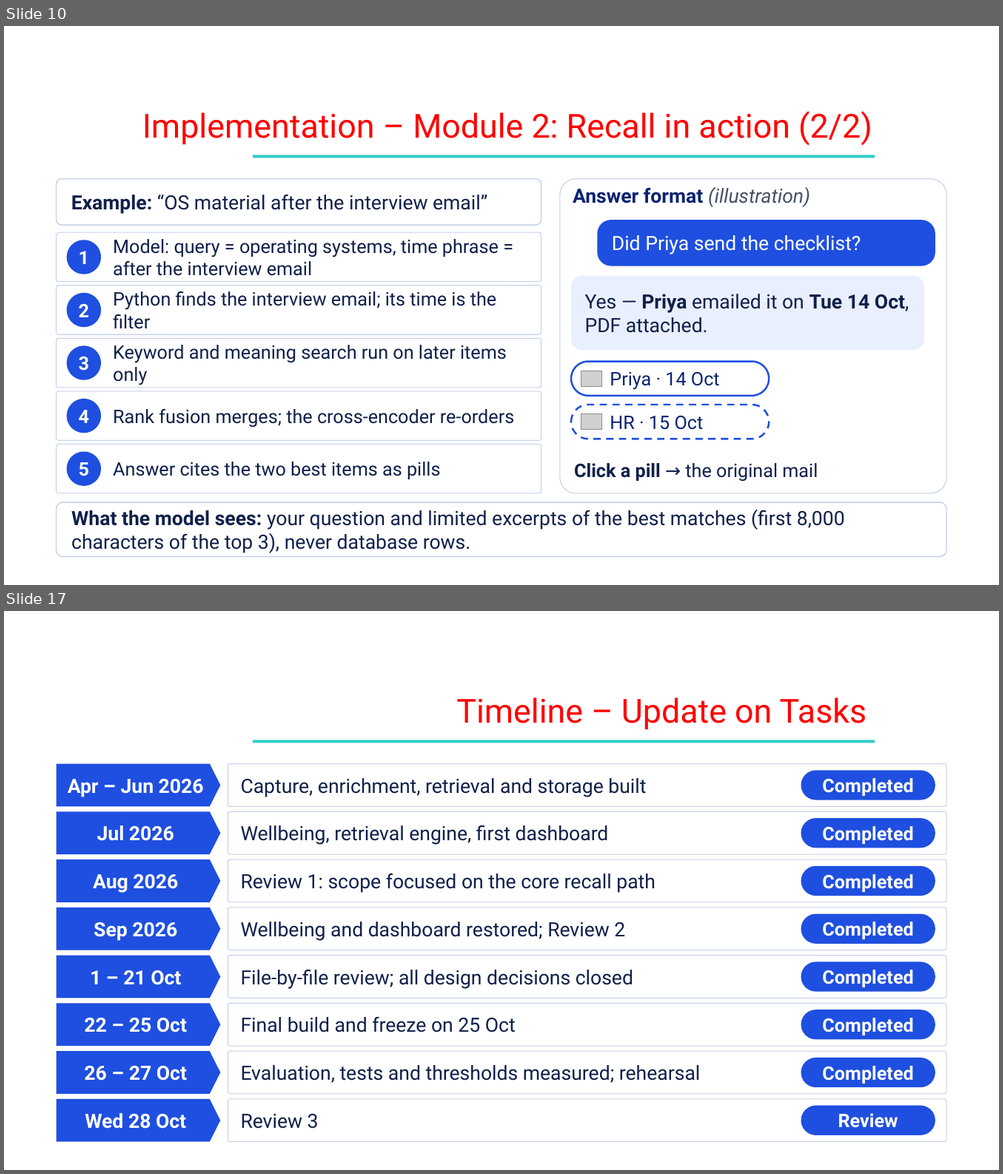
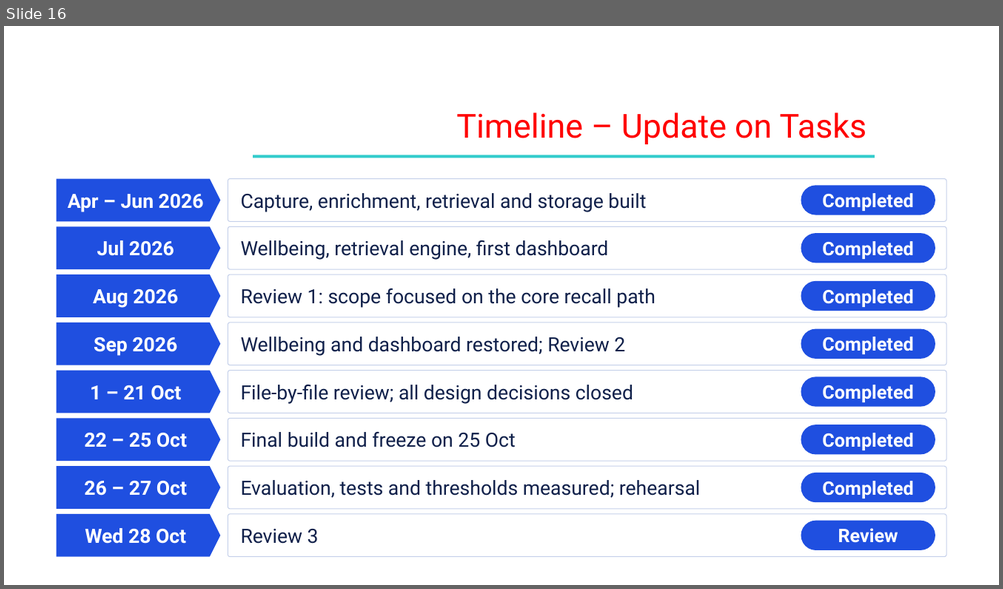
Before and after one commit to Shehzaad-khan/Efficient-Contextualized-History-Orchestrator-E.C.H.O, a slide deck: docs/Phase III/ECHO_Phase3_Review3.pptx. Shown one above the other, each under a label of ours: slides 10 and 17 before the commit, slide 16 after it; the slides between them are not shown. The pictures are 1003x1174 and 1003x589 pixels, drawn with LibreOffice and Linux fonts; fonts in the diff are those of the drawing; grey boxes stand for pictures; background and template pictures are left out. Boxes give left, top, right and bottom in pixels: in the first picture for what was removed or moved away, otherwise in the second. Text is boxed around its words. In the diff, an @@ line names an element or a change of style, - is before the commit and + after.

```diff
--- a/docs/Phase III/ECHO_Phase3_Review3.pptx
+++ b/docs/Phase III/ECHO_Phase3_Review3.pptx
@@ slide 10 removed at <box>4,26,999,585</box>, background picture (left out) @@
@@ text removed at <box>142,111,872,145</box> @@
-Implementation – Module 2: Recall in action (2/2)
@@ rectangle removed at <box>253,155,874,158</box> @@
@@ rounded rectangle removed at <box>57,179,541,225</box> @@
-Example: “OS material after the interview email”
@@ rounded rectangle removed at <box>560,179,946,494</box> @@
@@ text removed at <box>572,187,810,207</box> @@
-Answer format (illustration)
@@ rounded rectangle removed at <box>597,220,935,266</box> @@
-Did Priya send the checklist?
@@ rounded rectangle removed at <box>57,232,541,282</box> @@
@@ ellipse removed at <box>67,240,101,275</box> @@
-1
@@ text removed at <box>113,239,498,276</box> @@
-Model: query = operating systems, time phrase = after the interview email
@@ rounded rectangle removed at <box>57,286,541,335</box> @@
@@ text removed at <box>113,292,496,329</box> @@
-Python finds the interview email; its time is the filter
@@ rounded rectangle removed at <box>571,276,924,351</box> @@
-Yes — Priya emailed it on Tue 14 Oct, PDF attached.
@@ ellipse removed at <box>67,293,101,327</box> @@
-2
@@ rounded rectangle removed at <box>57,338,541,388</box> @@
@@ ellipse removed at <box>67,346,101,380</box> @@
-3
@@ text removed at <box>113,345,506,386</box> @@
-Keyword and meaning search run on later items only
@@ rounded rectangle removed at <box>571,362,768,396</box> @@
@@ picture removed at <box>580,372,602,387</box> @@
@@ text removed at <box>609,372,720,390</box> @@
-Priya · 14 Oct
@@ rounded rectangle removed at <box>57,392,541,441</box> @@
@@ ellipse removed at <box>67,399,101,434</box> @@
-4
@@ text removed at <box>113,409,514,428</box> @@
-Rank fusion merges; the cross-encoder re-orders
@@ rounded rectangle removed at <box>571,405,768,440</box> @@
@@ picture removed at <box>580,414,602,430</box> @@
@@ text removed at <box>609,416,703,430</box> @@
-HR · 15 Oct
@@ rounded rectangle removed at <box>57,445,541,494</box> @@
@@ ellipse removed at <box>67,452,101,486</box> @@
-5
@@ text removed at <box>113,462,441,480</box> @@
-Answer cites the two best items as pills
@@ text removed at <box>574,463,817,482</box> @@
-Click a pill → the original mail
@@ rounded rectangle removed at <box>57,503,946,557</box> @@
-What the model sees: your question and limited excerpts of the best matches (first 8,000 characters of the top 3), never database rows.
@@ what was slide 17 is now slide 16 @@
```
Also in this commit, not shown: 9 slides changed, 1 slide added, 1 other slide removed, 11 other files.
